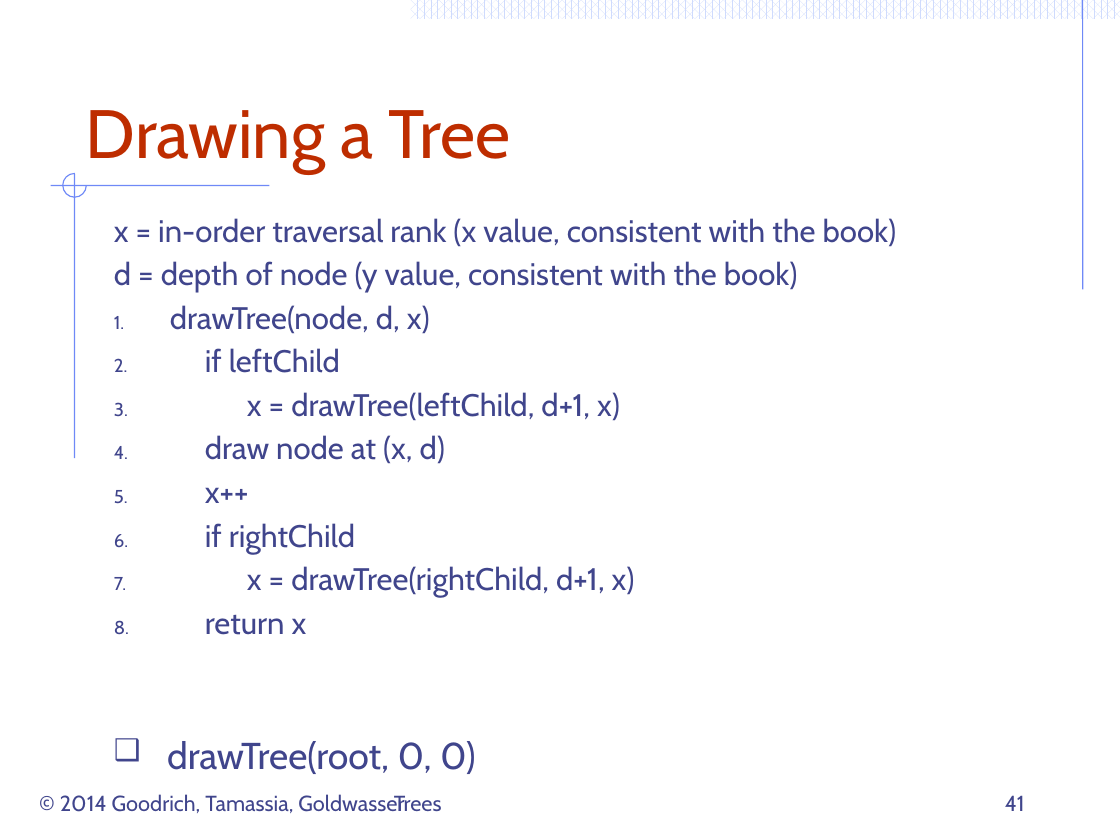
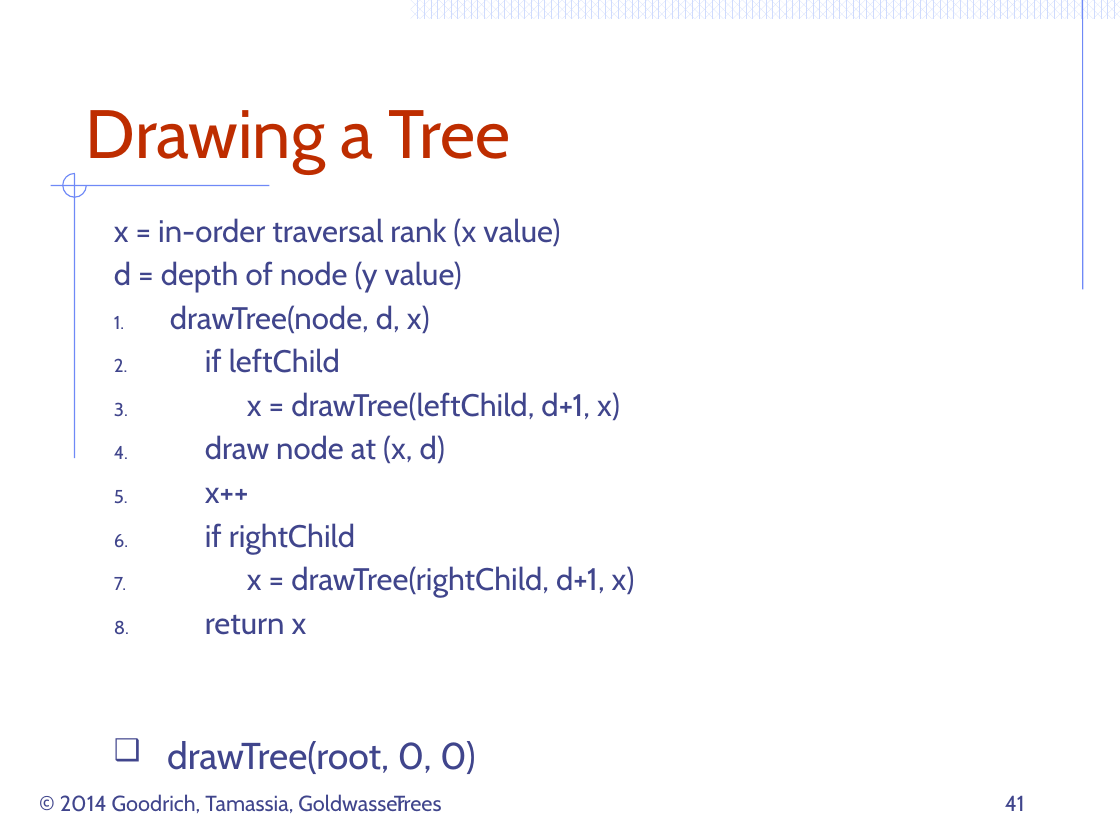
Before and after one commit to ERUD1T3/Algorithms-and-Data-Structures, a slide deck: slide 41 of lectures/Trees.pptx. Drawn at 1120x840 pixels with LibreOffice and Linux fonts; fonts in the diff are those of the drawing. Boxes give left, top, right and bottom in pixels: in the first picture for what was removed or moved away, otherwise in the second. Text is boxed around its words. In the diff, an @@ line names an element or a change of style, - is before the commit and + after.

Commit message:
completed algos to build, search and print tree

```diff
--- a/lectures/Trees.pptx
+++ b/lectures/Trees.pptx
@@ text at bbox=[114, 218, 560, 293]: text changed @@
-x = in-order traversal rank (x value, consistent with the book)
-d = depth of node (y value, consistent with the book)
+x = in-order traversal rank (x value)
+d = depth of node (y value)
```
Also in this commit, not shown: 2 other slides changed, 3 other files.
